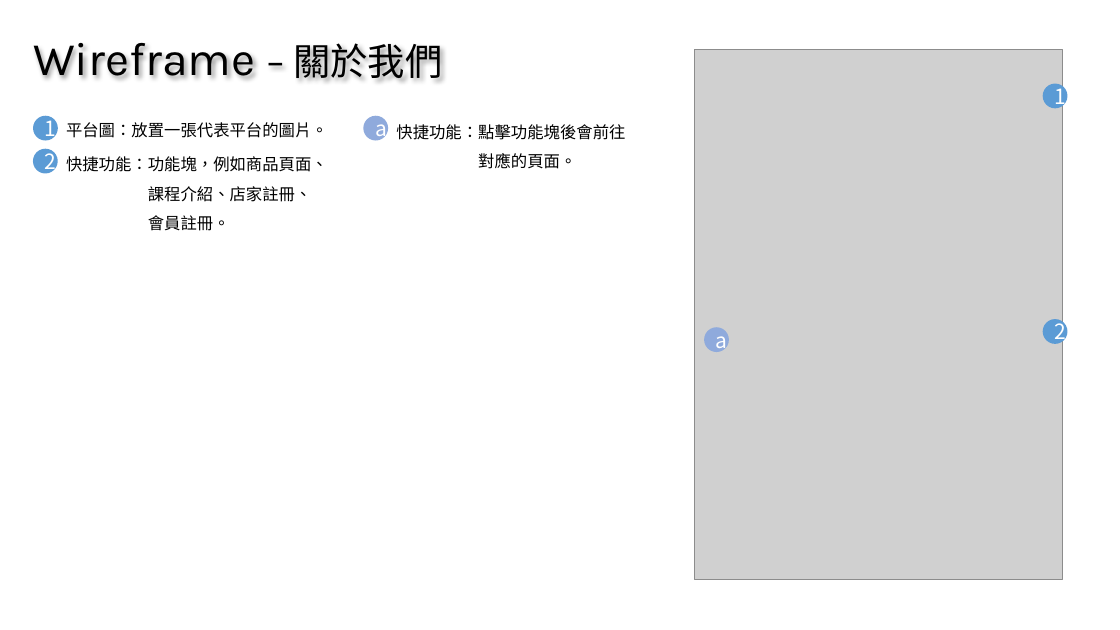
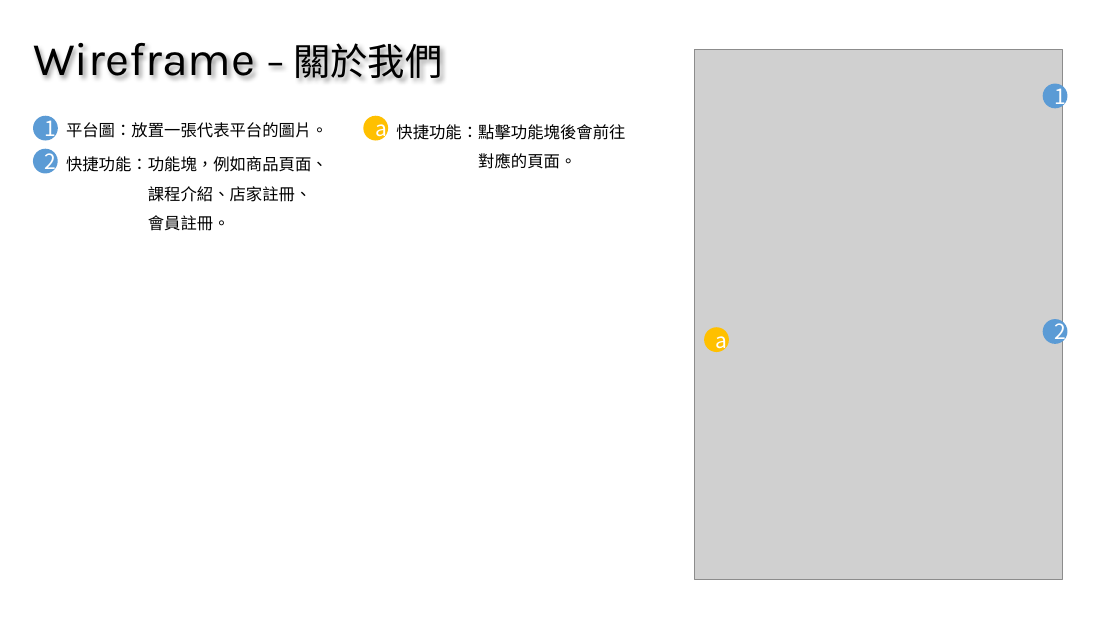
Before and after one commit to MercyLM/MyWeb, a slide deck: slide 10 of 個人作品報告.pptx. Drawn at 1120x630 pixels with LibreOffice and Linux fonts; fonts in the diff are those of the drawing; grey boxes stand for pictures. Boxes give left, top, right and bottom in pixels: in the first picture for what was removed or moved away, otherwise in the second. Text is boxed around its words. In the diff, an @@ line names an element or a change of style, - is before the commit and + after.

```diff
--- a/個人作品報告.pptx
+++ b/個人作品報告.pptx
@@ ellipse "a" at (364, 116, 389, 141): fill #8FAADC to #FFC000 @@
@@ ellipse "a" at (704, 328, 729, 353): fill #8FAADC to #FFC000 @@
```
Also in this commit, not shown: 10 other slides changed.
